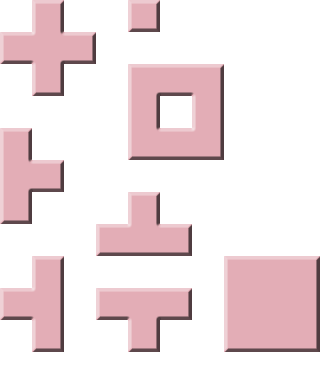
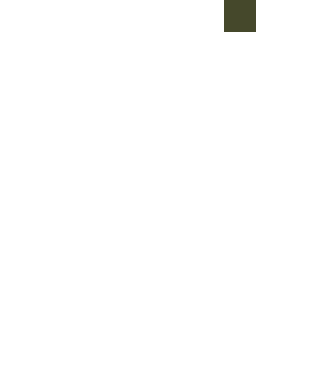
Before/after of a 320x384 layered artwork. What changed in the layer stack:
added layer "Rectangle 1" above "doors" over bbox(224, 0, 256, 32)
hid "Layer 1" over bbox(224, 256, 320, 352)
hid "walls" over bbox(0, 0, 224, 352)
